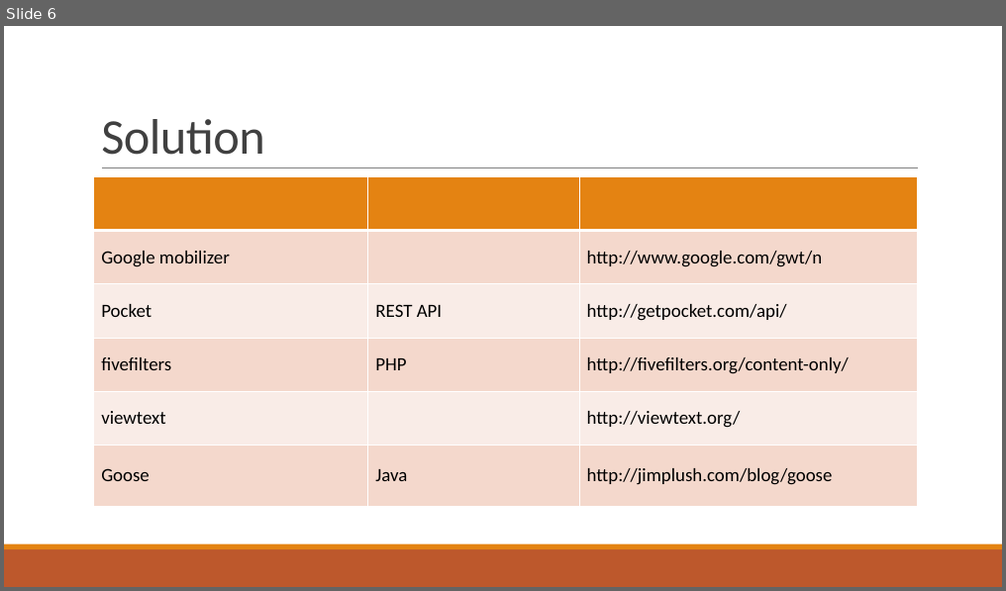
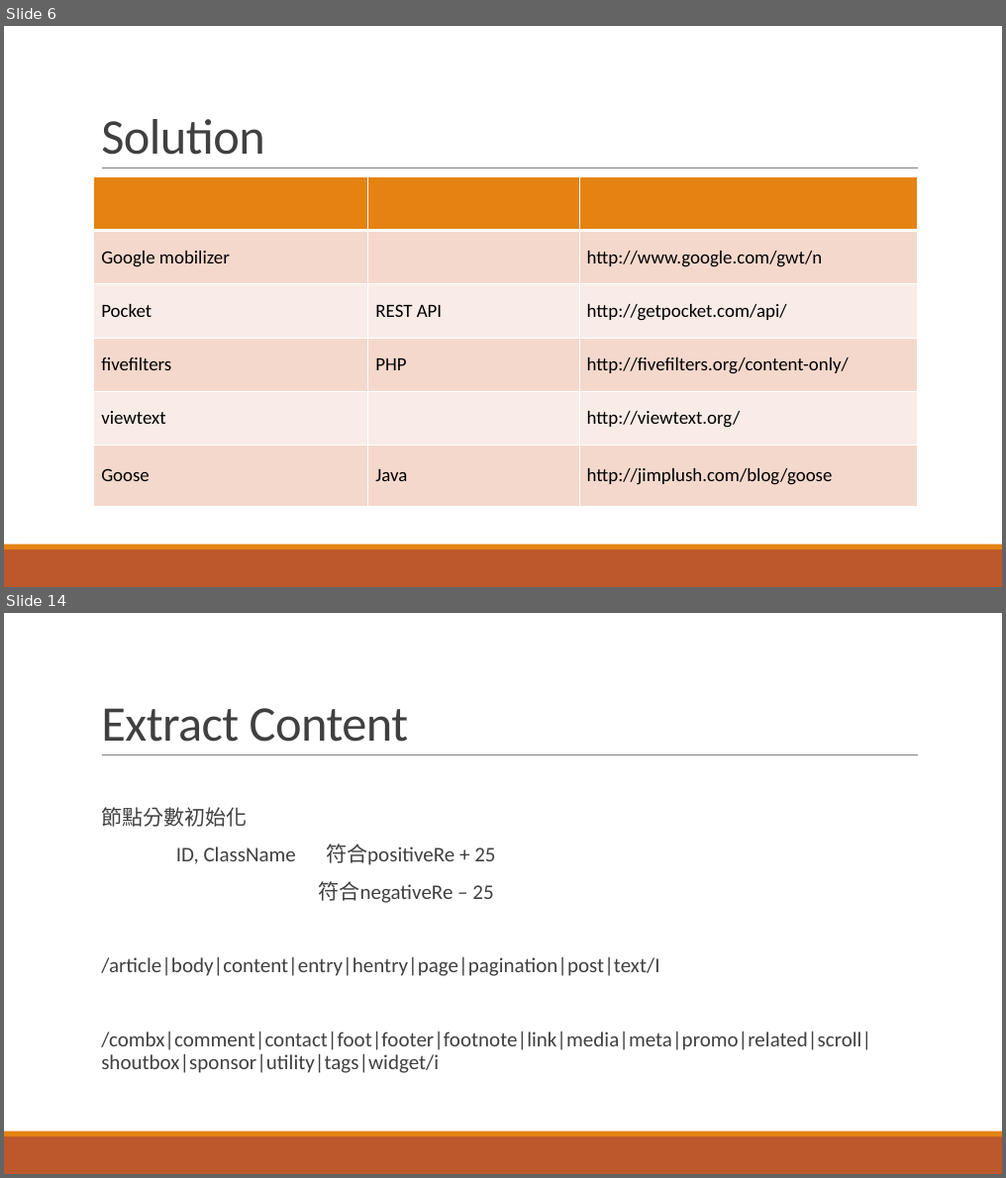
Before and after one commit to KemingChen/IR, a slide deck: Fianl/final.pptx. Shown one above the other, each under a label of ours: slide 6 before the commit, slides 6 and 14 after it; the slides between them are not shown. The pictures are 1006x591 and 1006x1178 pixels, drawn with LibreOffice and Linux fonts; fonts in the diff are those of the drawing. Boxes give left, top, right and bottom in pixels: in the first picture for what was removed or moved away, otherwise in the second. Text is boxed around its words. In the diff, an @@ line names an element or a change of style, - is before the commit and + after.

```diff
--- a/Fianl/final.pptx
+++ b/Fianl/final.pptx
@@ slide 14 added at (x1=4, y1=613, x2=1002, y2=1174), background #FFFFFF; not listed: 3 template elements that a slide beside it also shows @@
@@ title added at (x1=101, y1=708, x2=409, y2=742), 48 pt, text #404040 @@
+Extract Content
@@ text added at (x1=101, y1=807, x2=871, y2=1073), 20 pt, text #404040 @@
+  節點分數初始化
+ID, ClassName 符合positiveRe + 25
+  符合negativeRe – 25
+  /article|body|content|entry|hentry|page|pagination|post|text/I
+  /combx|comment|contact|foot|footer|footnote|link|media|meta|promo|related|scroll|shoutbox|sponsor|utility|tags|widget/i
```
Also in this commit, not shown: 1 slide changed, 13 other slides added, 1 other file.
